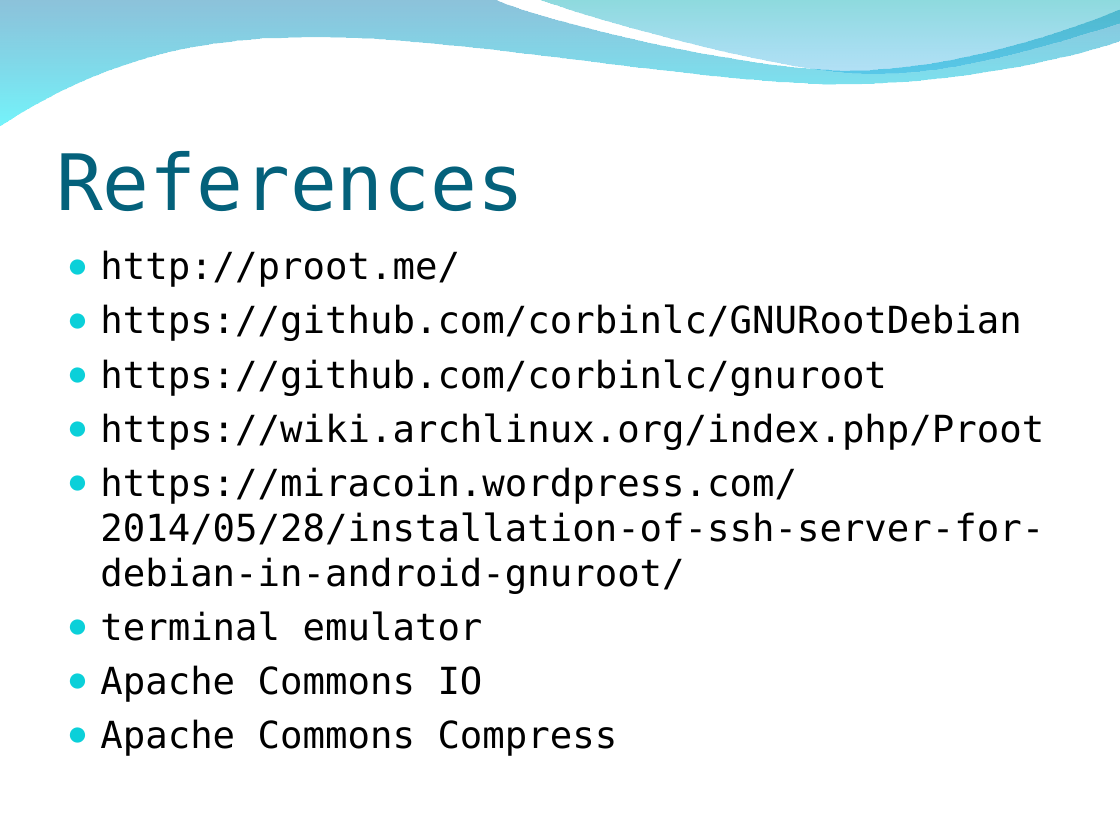
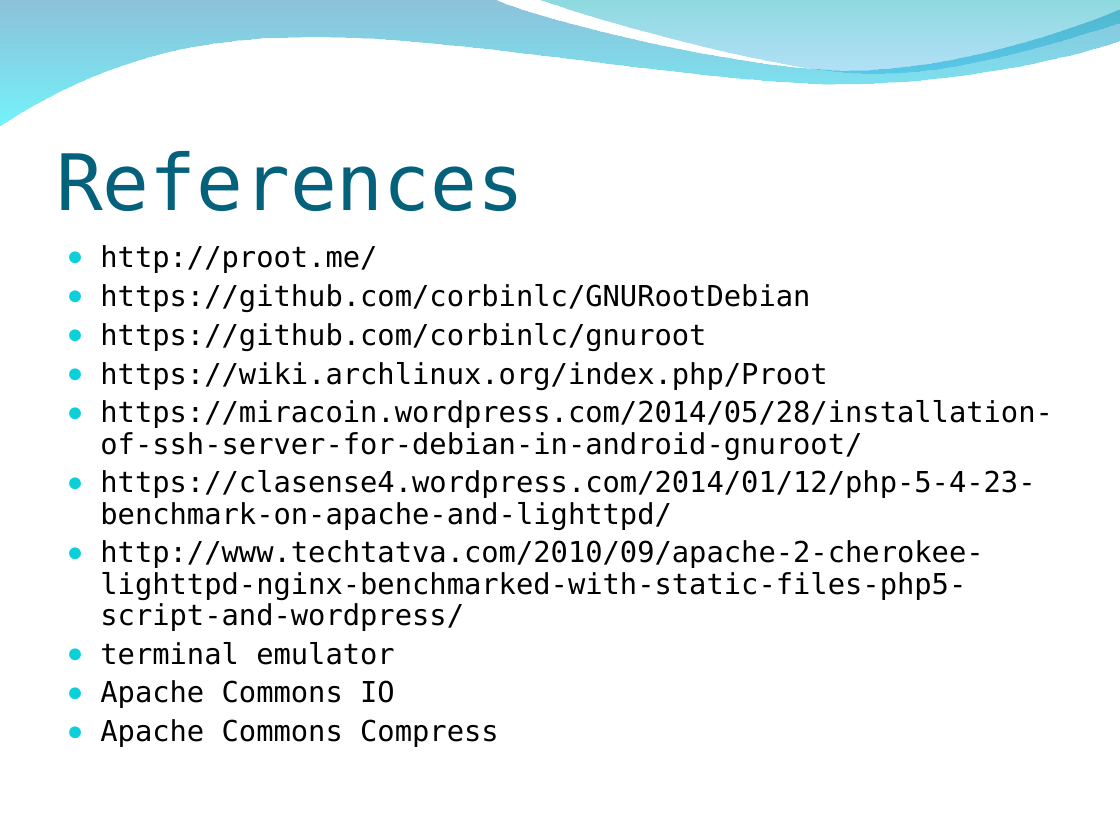
Before and after one commit to peter279k/regular_meeting, a slide deck: slide 67 of Proot.ppt (slide 44 before the commit). Drawn at 1120x840 pixels with LibreOffice and Linux fonts; fonts in the diff are those of the drawing; background and template pictures are left out. Boxes give left, top, right and bottom in pixels: in the first picture for what was removed or moved away, otherwise in the second. Text is boxed around its words. In the diff, an @@ line names an element or a change of style, - is before the commit and + after.

Commit message:
add execute command method and http server with PHP application benchmark

```diff
--- a/Proot.ppt
+++ b/Proot.ppt
@@ text at (100,245,1053,747): size 24 to 18.5 pt in "http://proot.me/", "https://github.com/corbinlc/GNURootDebian", "https://github.com/corbinlc/gnuroot", "https://wiki.archlinux.org/index.php/Proot" and 4 more places; line spacing 1 to 0.9; less space between paragraphs @@
@@ text at (100,470,1035,630): paragraphs added @@
+● https://clasense4.wordpress.com/2014/01/12/php-5-4-23-benchmark-on-apache-and-lighttpd/
+● http://www.techtatva.com/2010/09/apache-2-cherokee-lighttpd-nginx-benchmarked-with-static-files-php5-script-and-wordpress/
```
Also in this commit, not shown: 1 other slide changed, 23 slides added.
